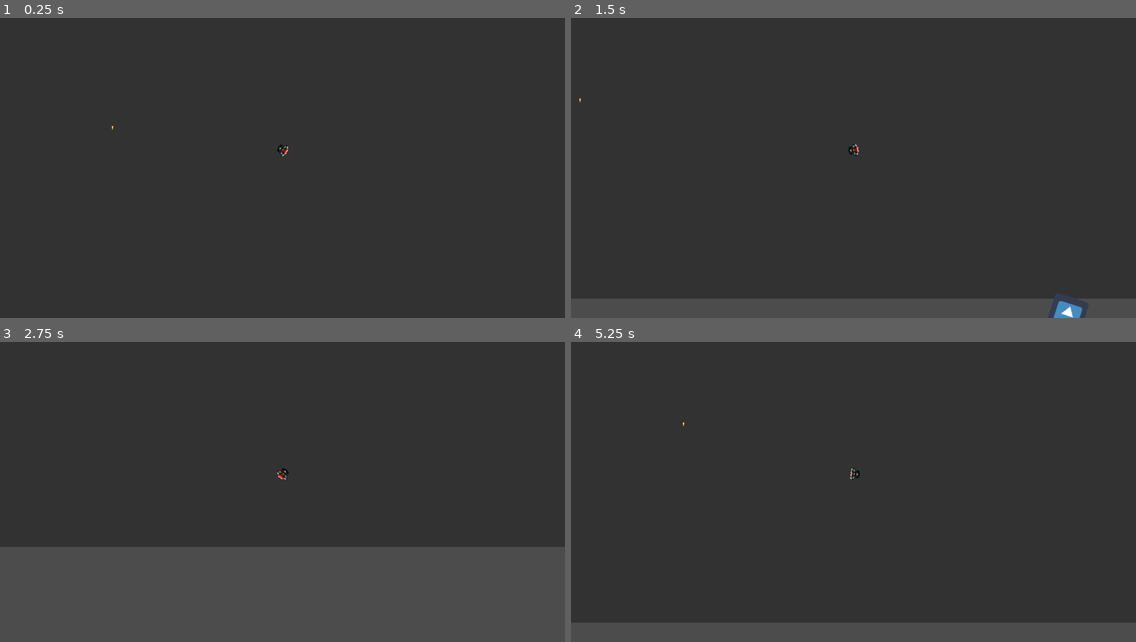
Above: before the commit, frames 1-4 (two rows, left to right).
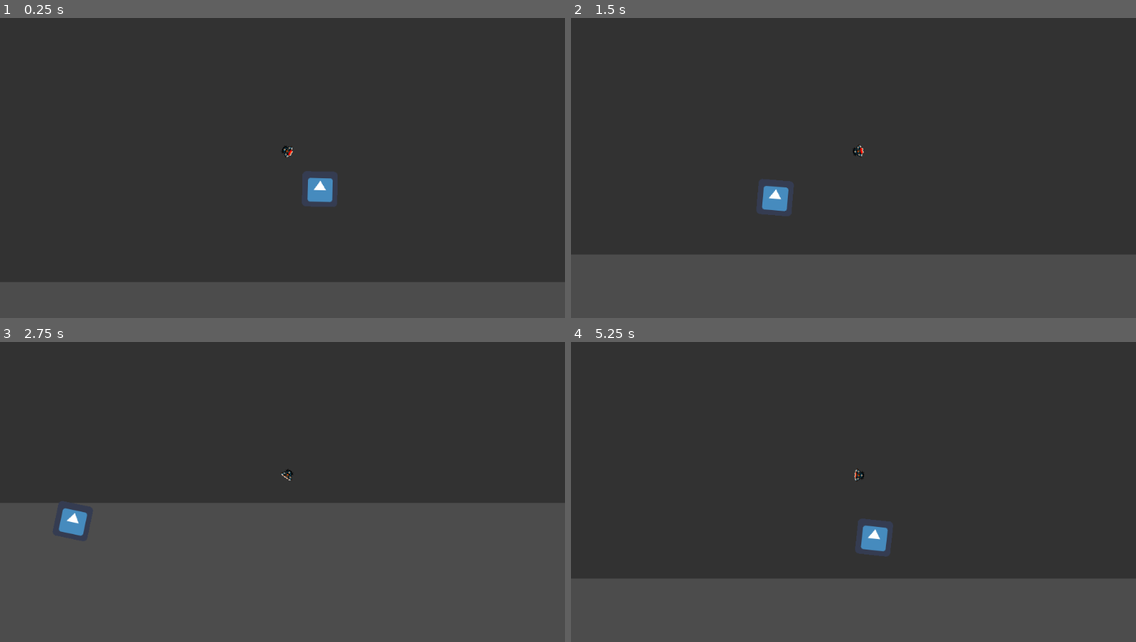
Above: after the commit, the same moments.

Repository: jupiterzako/godot_game
Game: Godot game, scene res://Node2D.tscn
Two runs of this game, one before a commit and one after it. Both use one fixed random seed, a clock stepped at 60 frames per second and the inputs below. The engine's default icon, where the game draws it, is replaced by a stand-in: a white triangle on a blue panel in a dark square.
Inputs (mouse positions are in pixels of both pictures, inside the frame that each line leads up to):
- Up to frame 1 (0.25 s): no input
- Up to frame 2 (1.5 s): tap Enter at 0.5 s; move the mouse to (977, 135) at 0.52 s; hold Right (right) 0.53-1.28 s; move the mouse to (740, 168) at 1.27 s; hold Down (down) from 1.28 s (still down)
- Up to frame 3 (2.75 s): move the mouse to (339, 405) at 2.02 s; release Down (down) at 2.03 s; hold Right (right) from 2.03 s (still down)
- Up to frame 4 (5.25 s): move the mouse to (825, 543) at 2.77 s; release Right (right) at 2.78 s; hold Up (up) 2.78-3.53 s; move the mouse to (1023, 525) at 3.52 s; hold Left (left) 3.53-5.03 s; move the mouse to (684, 426) at 4.27 s; move the mouse to (881, 477) at 5.02 s; hold Down (down) from 5.03 s (still down)

The runs differ from the first frame. In frame 1, 13% of the frame differs, in the area x 0-100%, y 35-100%; in frame 2, 15%, in the area x 0-100%, y 26-100%; in frame 3, 14%; in frame 4, 15%.

Commit message:
Update Node2D.tscn

Diff:
--- a/Node2D.tscn
+++ b/Node2D.tscn
@@ -7,9 +7,6 @@
 [ext_resource path="res://PlayerShip.png" type="Texture" id=5]
 [ext_resource path="res://Enemy.gd" type="Script" id=6]
 [ext_resource path="res://icon.png" type="Texture" id=7]
-
-[sub_resource type="RectangleShape2D" id=11]
-extents = Vector2( 891, 329 )
 
 [sub_resource type="AtlasTexture" id=2]
 flags = 4
@@ -71,12 +68,8 @@
 [node name="world" type="Area2D"]
 position = Vector2( 15, 5 )
 
-[node name="CollisionShape2D" type="CollisionShape2D" parent="."]
-position = Vector2( 881, 319 )
-shape = SubResource( 11 )
-
 [node name="Background" type="Sprite" parent="."]
-position = Vector2( -15, -5 )
+position = Vector2( 35, -7 )
 scale = Vector2( 1.07, 0.608334 )
 texture = ExtResource( 1 )
 centered = false
@@ -84,12 +77,13 @@
 region_rect = Rect2( 0, 0, 1920, 1080 )
 
 [node name="Player" type="KinematicBody2D" parent="."]
-position = Vector2( 59, 42 )
+position = Vector2( 455, 122 )
 script = ExtResource( 4 )
 
 [node name="AnimatedSprite" type="AnimatedSprite" parent="Player"]
 position = Vector2( 483, 290 )
 frames = SubResource( 1 )
+frame = 1
 playing = true
 script = ExtResource( 3 )
 
@@ -99,7 +93,7 @@
 build_mode = 1
 
 [node name="Camera2D" type="Camera2D" parent="Player"]
-position = Vector2( 482, 295 )
+position = Vector2( 474, 293 )
 scale = Vector2( -25.9784, 71.9363 )
 current = true
 
@@ -110,15 +104,15 @@
 playing = true
 
 [node name="Enemy" type="KinematicBody2D" parent="."]
-position = Vector2( 81, 39 )
+position = Vector2( -138, 108 )
 script = ExtResource( 6 )
 
 [node name="CollisionShape2D" type="CollisionShape2D" parent="Enemy"]
-position = Vector2( 1179, 293.25 )
+position = Vector2( 1142, 344 )
 shape = SubResource( 10 )
 
 [node name="AnimatedSprite" type="AnimatedSprite" parent="Enemy"]
-position = Vector2( 1181, 296 )
+position = Vector2( 1143, 346 )
 frames = SubResource( 9 )
 
 [connection signal="area_entered" from="." to="Enemy" method="_on_world_area_entered"]
Not shown: 1 places in Node2D.tscn that only renumber resources
